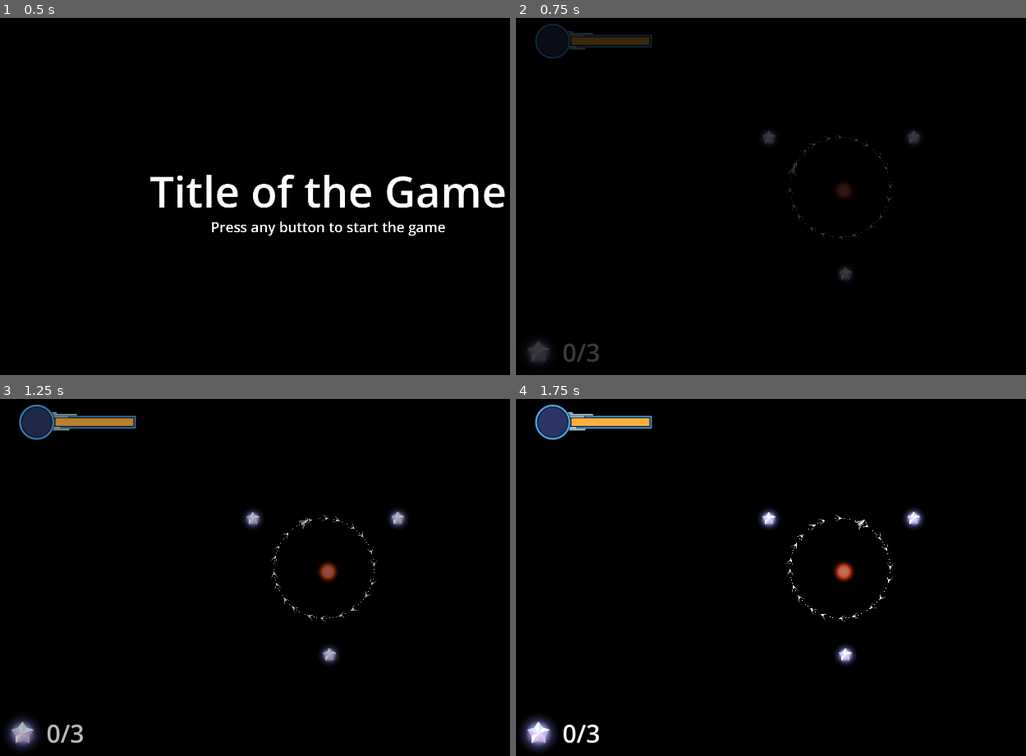
Above: before the commit, frames 1-4 (two rows, left to right).
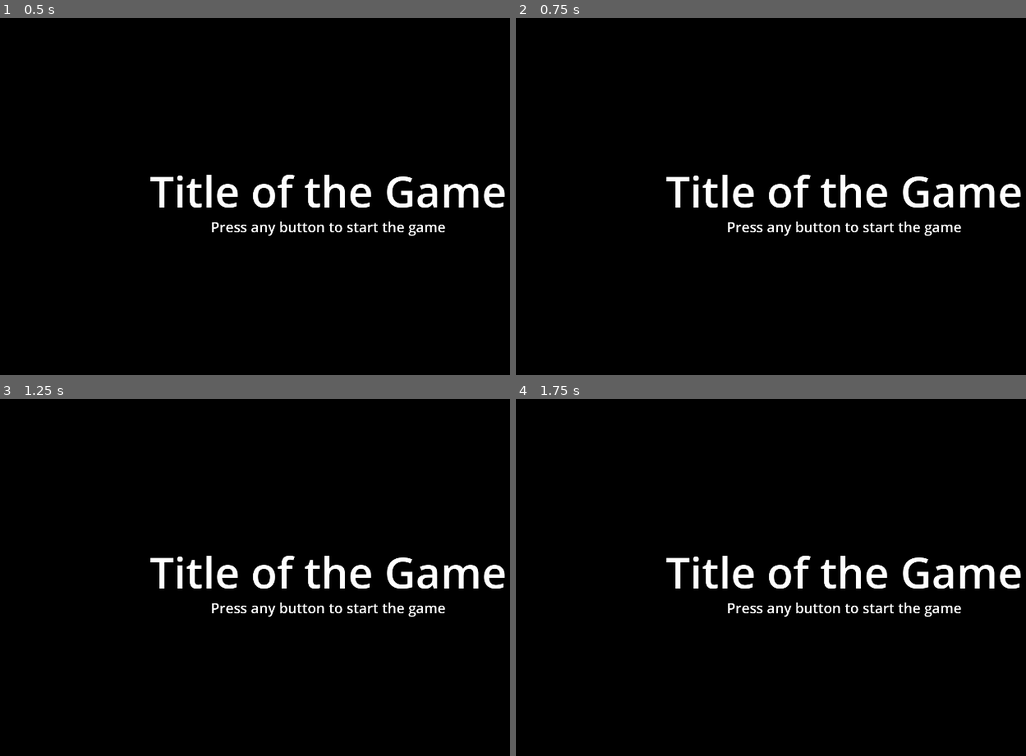
Above: after the commit, the same moments.

Repository: revanj/AstronautAndOrbit
Game: Godot game, scene res://TitleScene.tscn
Same seed, same stepped clock (60 frames per second), same inputs: the game is played once before the commit and once after it. The engine's default icon, where the game draws it, is replaced by a stand-in: a white triangle on a blue panel in a dark square.
Inputs (mouse positions are in pixels of both pictures, inside the frame that each line leads up to):
- Up to frame 1 (0.5 s): no input
- Up to frame 2 (0.75 s): tap Enter at 0.5 s; move the mouse to (990, 171) at 0.52 s; hold D (thruster_right_turn) from 0.53 s (still down); click (990, 171) at 0.67 s
- Up to frame 3 (1.25 s): keep holding D (thruster_right_turn); click (474, 552) at 0.77 s
- Up to frame 4 (1.75 s): release D (thruster_right_turn) at 1.25 s; tap Enter at 1.25 s; drag from (714, 591) to (842, 570) at 1.27 s

Frame 1 is identical in both runs. In frame 2, 4.2% of the frame differs, in the area x 2-100%, y 1-98%; in frame 3, 5.3%; in frame 4, 5.5%, in the area x 0-100%, y 1-99%.

Commit message:
add wormhole and add red planet

Diff:
--- /dev/null
+++ b/Planets/Rocky/RockyPlanet.gdshader
@@ -0,0 +1,115 @@
+shader_type canvas_item;
+render_mode blend_mix;
+
+uniform float pixels : hint_range(10,10000);
+uniform float rotation : hint_range(0.0, 6.28) = 0.0;
+uniform vec2 light_origin = vec2(0.39, 0.39);
+uniform float light_distance1 = 0.5;
+uniform float light_distance2 = 0.75;
+uniform float time_speed : hint_range(0.0, 1.0) = 0.2;
+uniform float dither_size : hint_range(0.0, 10.0) = 2.0;
+uniform sampler2D colors;
+uniform float size = 50.0;
+uniform int OCTAVES : hint_range(0, 20, 1);
+uniform float seed: hint_range(1, 10);
+uniform float time = 0.0;
+uniform bool should_dither = true;
+
+float rand(vec2 coord) {
+	// land has to be tiled
+	// tiling only works for integer values, thus the rounding
+	// it would probably be better to only allow integer sizes
+	// multiply by vec2(2,1) to simulate planet having another side
+	coord = mod(coord, vec2(2.0,1.0)*round(size));
+	return fract(sin(dot(coord.xy ,vec2(12.9898,78.233))) * 43758.5453 * seed);
+}
+
+float noise(vec2 coord){
+	vec2 i = floor(coord);
+	vec2 f = fract(coord);
+
+	float a = rand(i);
+	float b = rand(i + vec2(1.0, 0.0));
+	float c = rand(i + vec2(0.0, 1.0));
+	float d = rand(i + vec2(1.0, 1.0));
+
+	vec2 cubic = f * f * (3.0 - 2.0 * f);
+
+	return mix(a, b, cubic.x) + (c - a) * cubic.y * (1.0 - cubic.x) + (d - b) * cubic.x * cubic.y;
+}
+
+float fbm(vec2 coord){
+	float value = 0.0;
+	float scale = 0.5;
+
+	for(int i = 0; i < OCTAVES ; i++){
+		value += noise(coord) * scale;
+		coord *= 2.0;
+		scale *= 0.5;
+	}
+	return value;
+}
+
+bool dither(vec2 uv1, vec2 uv2) {
+	return mod(uv1.x+uv2.y,2.0/pixels) <= 1.0 / pixels;
+}
+
+vec2 rotate(vec2 coord, float angle){
+	coord -= 0.5;
+	coord *= mat2(vec2(cos(angle),-sin(angle)),vec2(sin(angle),cos(angle)));
+	return coord + 0.5;
+}
+
+vec2 spherify(vec2 uv) {
+	vec2 centered= uv *2.0-1.0;
+	float z = sqrt(1.0 - dot(centered.xy, centered.xy));
+	vec2 sphere = centered/(z + 1.0);
+	return sphere * 0.5+0.5;
+}
+
+
+void fragment() {
+	//pixelize uv
+	vec2 uv = floor(UV*pixels)/pixels;
+	bool dith = dither(uv, UV);
+
+	// cut out a circle
+	float d_circle = distance(uv, vec2(0.5));
+	float a = step(d_circle, 0.49999);
+
+	uv = spherify(uv);
+
+	// check distance distance to light
+	float d_light = distance(uv , vec2(light_origin));
+
+	uv = rotate(uv, rotation);
+
+	// noise
+	float f = fbm(uv*size+vec2(time*time_speed, 0.0));
+
+	// remap light
+	d_light = smoothstep(-0.3, 1.2, d_light);
+
+	if (d_light < light_distance1) {
+		d_light *= 0.9;
+	}
+	if (d_light < light_distance2) {
+		d_light *= 0.9;
+	}
+
+
+	float c = d_light*pow(f,0.8)*3.5; // change the magic nums here for different light strengths
+
+	// apply dithering
+	if (dith || !should_dither) {
+		c += 0.02;
+		c *= 1.05;
+	}
+
+	// now we can assign colors based on distance to light origin
+	float posterize = floor(c*4.0)/4.0;
+	vec4 col = texture(colors, vec2(posterize, 0.0));
+
+	COLOR = vec4(col.rgb, a * col.a);
+	//COLOR = vec4(0,0,0,0);
+}
--- /dev/null
+++ b/Planets/Rocky/RockyPlanet.tscn
@@ -0,0 +1,31 @@
+[gd_scene load_steps=6 format=3 uid="uid://clwn6u5dnppu7"]
+
+[ext_resource type="Shader" path="res://Planets/Rocky/RockyPlanet.gdshader" id="1_2qj8q"]
+[ext_resource type="Texture2D" uid="uid://qqhfh1my8j0h" path="res://icon.svg" id="2_p645u"]
+
+[sub_resource type="Gradient" id="Gradient_ppl0e"]
+offsets = PackedFloat32Array(0, 0.254237, 0.529661, 0.766949, 1)
+colors = PackedColorArray(1, 0.537255, 0.2, 1, 0.901961, 0.270588, 0.223529, 1, 0.678431, 0.184314, 0.270588, 1, 0.239216, 0.2, 0.247059, 1, 0.239216, 0.160784, 0.211765, 1)
+
+[sub_resource type="GradientTexture1D" id="GradientTexture1D_g8w12"]
+gradient = SubResource("Gradient_ppl0e")
+
+[sub_resource type="ShaderMaterial" id="ShaderMaterial_01fwi"]
+shader = ExtResource("1_2qj8q")
+shader_parameter/pixels = 10000.0
+shader_parameter/rotation = 0.0
+shader_parameter/light_origin = Vector2(0.39, 0.39)
+shader_parameter/light_distance1 = 0.5
+shader_parameter/light_distance2 = 0.75
+shader_parameter/time_speed = 0.2
+shader_parameter/dither_size = 0.0
+shader_parameter/size = 20.0
+shader_parameter/OCTAVES = 2
+shader_parameter/seed = 2.035
+shader_parameter/time = 0.0
+shader_parameter/should_dither = false
+shader_parameter/colors = SubResource("GradientTexture1D_g8w12")
+
+[node name="ColorRect" type="Sprite2D"]
+material = SubResource("ShaderMaterial_01fwi")
+texture = ExtResource("2_p645u")
--- /dev/null
+++ b/Planets/Wormhole/Wormhole.gdshader
@@ -0,0 +1,114 @@
+shader_type canvas_item;
+render_mode blend_mix;
+
+uniform float pixels : hint_range(10,10000);
+uniform float rotation : hint_range(0.0, 6.28) = 0.0;
+uniform float time_speed : hint_range(0.0, 1.0) = 0.2;
+uniform float dither_size : hint_range(0.0, 10.0) = 2.0;
+uniform bool should_dither = true;
+uniform sampler2D colorscheme;
+
+uniform float size = 50.0;
+uniform int OCTAVES : hint_range(0, 20, 1);
+uniform float seed: hint_range(1, 10);
+
+uniform float time = 0.0;
+uniform float tilt = 4.0;
+uniform float n_layers = 4.0;
+uniform float layer_height = 0.4;
+uniform float zoom = 2.0;
+uniform float n_colors = 7.0;
+uniform float swirl = -9.0;
+
+float rand(vec2 coord) {
+	return fract(sin(dot(coord.xy ,vec2(12.9898,78.233))) * 15.5453 * seed);
+}
+
+float noise(vec2 coord){
+	vec2 i = floor(coord);
+	vec2 f = fract(coord);
+
+	float a = rand(i);
+	float b = rand(i + vec2(1.0, 0.0));
+	float c = rand(i + vec2(0.0, 1.0));
+	float d = rand(i + vec2(1.0, 1.0));
+
+	vec2 cubic = f * f * (3.0 - 2.0 * f);
+
+	return mix(a, b, cubic.x) + (c - a) * cubic.y * (1.0 - cubic.x) + (d - b) * cubic.x * cubic.y;
+}
+
+float fbm(vec2 coord){
+	float value = 0.0;
+	float scale = 0.5;
+
+	for(int i = 0; i < OCTAVES ; i++){
+		value += noise(coord) * scale;
+		coord *= 2.0;
+		scale *= 0.5;
+	}
+	return value;
+}
+
+vec2 rotate(vec2 coord, float angle){
+	coord -= 0.5;
+	coord *= mat2(vec2(cos(angle),-sin(angle)),vec2(sin(angle),cos(angle)));
+	return coord + 0.5;
+}
+
+bool dither(vec2 uv1, vec2 uv2) {
+	return mod(uv1.x+uv2.y,2.0/pixels) <= 1.0 / pixels;
+}
+
+void fragment() {
+	vec2 uv = UV;
+	uv = floor(uv * pixels) / pixels;
+	bool dith = dither(uv, UV);
+
+	// I added a little zooming functionality so I dont have to mess with other values to get correct sizing.
+	uv *= zoom;
+	uv -= (zoom - 1.0) / 2.0;
+
+	// overall rotation of galaxy
+	uv = rotate(uv, rotation);
+	vec2 uv2 = uv; // save a copy of untranslated uv for later
+
+	// this uv is used to determine where the "layers" will be
+	uv.y *= tilt;
+	uv.y -= (tilt - 1.0) / 2.0;
+
+	float d_to_center = distance(uv, vec2(0.5, 0.5));
+	// swirl uv around the center, the further from the center the more rotated.
+	float rot = swirl * pow(d_to_center, 0.4);
+	vec2 rotated_uv = rotate(uv, rot + time * time_speed);
+
+	// fbm will decide where the layers are
+	float f1 = fbm(rotated_uv * size);
+	// quantize to a few different values, so layers don't blur through each other
+	f1 = floor(f1 * n_layers) / n_layers;
+
+	// use the unaltered second uv for the actual galaxy
+	// tilt so it looks like it's an angle.
+	uv2.y *= tilt;
+	uv2.y -= (tilt - 1.0) / 2.0 + f1 * layer_height;
+
+	// now do the same stuff as before, but for the actual galaxy image, not the layers
+	float d_to_center2 = distance(uv2, vec2(0.5, 0.5));
+    float rot2 = swirl * pow(d_to_center2, 0.4);
+	vec2 rotated_uv2 = rotate(uv2, rot2 + time * time_speed);
+	// I offset the second fbm by some amount so the don't all use the same noise, try it wihout and the layers are very obvious
+	float f2 = fbm(rotated_uv2 * size + vec2(f1) * 10.0);
+
+	// alpha
+	float a = step(f2 + d_to_center2, 0.7);
+
+	// some final steps to choose a nice color
+	f2 *= 2.3;
+	if(should_dither && dith) { // dithering
+		f2 *= 0.94;
+	}
+	f2 = floor(f2 * (n_colors + 1.0)) / n_colors;
+	vec4 col = texture(colorscheme, vec2(f2, 0.0));
+
+	COLOR = vec4(col.rgb, a * col.a);
+}
--- /dev/null
+++ b/Planets/Wormhole/Wormhole.tscn
@@ -0,0 +1,34 @@
+[gd_scene load_steps=6 format=3 uid="uid://cdl2c78ntdfc8"]
+
+[ext_resource type="Shader" path="res://Planets/Wormhole/Wormhole.gdshader" id="1_1kpd5"]
+[ext_resource type="Texture2D" uid="uid://qqhfh1my8j0h" path="res://icon.svg" id="2_52jh2"]
+
+[sub_resource type="Gradient" id="Gradient_3h4ow"]
+offsets = PackedFloat32Array(0, 0.182203, 0.381356, 0.605932, 0.813559, 1)
+colors = PackedColorArray(1, 1, 1, 1, 0.882353, 0.894118, 0.470588, 1, 0.560784, 0.870588, 0.364706, 1, 0.239216, 0.431373, 0.439216, 1, 0.196078, 0.243137, 0.309804, 1, 0.196078, 0.160784, 0.278431, 1)
+
+[sub_resource type="GradientTexture1D" id="GradientTexture1D_tuyi4"]
+gradient = SubResource("Gradient_3h4ow")
+
+[sub_resource type="ShaderMaterial" id="ShaderMaterial_tlvgg"]
+shader = ExtResource("1_1kpd5")
+shader_parameter/pixels = 5000.0
+shader_parameter/rotation = 0.0
+shader_parameter/time_speed = 0.2
+shader_parameter/dither_size = 2.0
+shader_parameter/should_dither = false
+shader_parameter/size = 5.0
+shader_parameter/OCTAVES = 2
+shader_parameter/seed = 1.0
+shader_parameter/time = 0.0
+shader_parameter/tilt = 1.0
+shader_parameter/n_layers = 4.0
+shader_parameter/layer_height = 0.0
+shader_parameter/zoom = 1.2
+shader_parameter/n_colors = 7.0
+shader_parameter/swirl = -8.0
+shader_parameter/colorscheme = SubResource("GradientTexture1D_tuyi4")
+
+[node name="Wormhole" type="Sprite2D"]
+material = SubResource("ShaderMaterial_tlvgg")
+texture = ExtResource("2_52jh2")
--- a/TestLevels/TestOrbitalCorrection.tscn
+++ b/TestLevels/TestOrbitalCorrection.tscn
@@ -1,9 +1,14 @@
-[gd_scene load_steps=5 format=3 uid="uid://0pg85oq54epb"]
+[gd_scene load_steps=8 format=3 uid="uid://0pg85oq54epb"]
 
 [ext_resource type="PackedScene" uid="uid://w6gs4ljwad72" path="res://LevelBase.tscn" id="1_4yahq"]
 [ext_resource type="PackedScene" uid="uid://b160ih64nd20k" path="res://GravityObjects/Star.tscn" id="2_g6v8c"]
+[ext_resource type="Shader" path="res://Planets/Asteroids/Asteroids.gdshader" id="2_qvati"]
 [ext_resource type="Texture2D" uid="uid://cya38ef4wtcxt" path="res://Art/StarFailedwannabe.svg" id="3_02ala"]
 [ext_resource type="PackedScene" uid="uid://co8brsgf1hgks" path="res://EnergyStar.tscn" id="3_r3moe"]
+[ext_resource type="PackedScene" uid="uid://cdl2c78ntdfc8" path="res://Planets/Wormhole/Wormhole.tscn" id="6_phsjx"]
+
+[sub_resource type="ShaderMaterial" id="ShaderMaterial_2lpja"]
+shader = ExtResource("2_qvati")
 
 [node name="LevelBase" instance=ExtResource("1_4yahq")]
 
@@ -11,6 +16,9 @@
 position = Vector2(-158, -7)
 starting_big_jump_fuel = 0
 starting_velocity = 633.335
+
+[node name="Stars" parent="." index="1"]
+material = SubResource("ShaderMaterial_2lpja")
 
 [node name="Star" parent="Stars" index="0" instance=ExtResource("2_g6v8c")]
 texture = ExtResource("3_02ala")
@@ -29,4 +37,7 @@
 [node name="EnergyCrystal4" parent="Crystals" index="2" instance=ExtResource("3_r3moe")]
 position = Vector2(3.99997, 244)
 
+[node name="Wormhole" parent="." index="6" instance=ExtResource("6_phsjx")]
+position = Vector2(-242, -5)
+
 [editable path="Stars/Star"]
--- a/TestLevels/TestThrusterStarShift.tscn
+++ b/TestLevels/TestThrusterStarShift.tscn
@@ -9,10 +9,10 @@
 [node name="LevelBase" instance=ExtResource("1_vfgw3")]
 
 [node name="Spaceship" parent="." index="0"]
-position = Vector2(-402, 134)
+position = Vector2(-368, 146)
 starting_big_jump_fuel = 0
 starting_fuel = 30.0
-starting_velocity = 379.965
+starting_velocity = 500.0
 
 [node name="Star" parent="Stars" index="0" instance=ExtResource("2_7bsnp")]
 position = Vector2(-147, 143)
